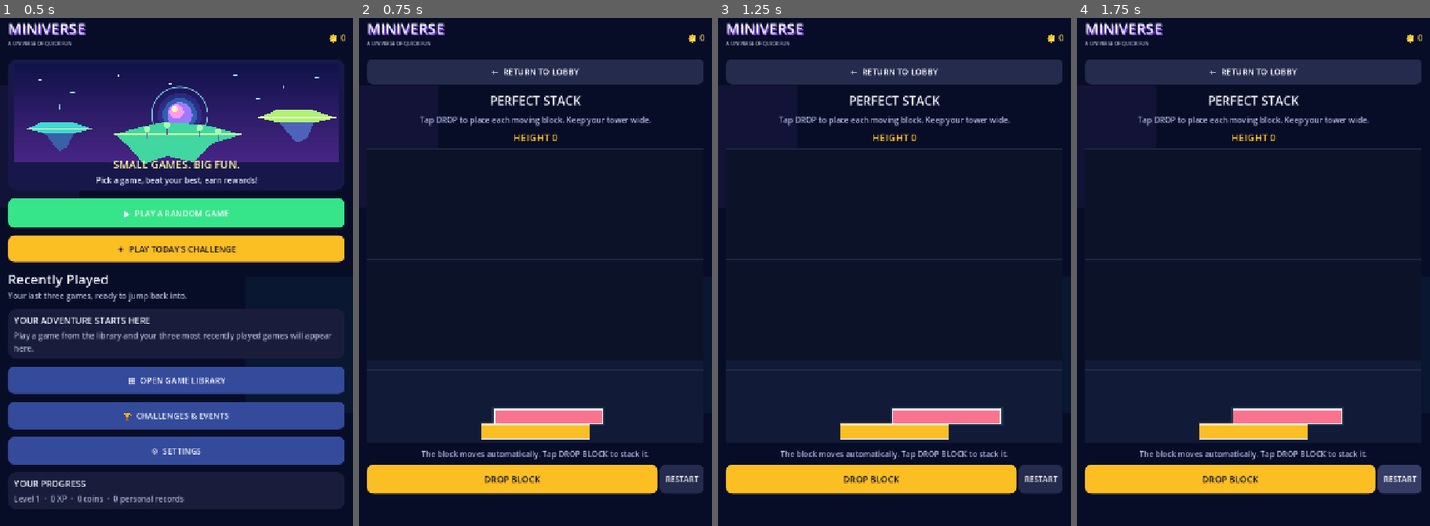
Above: before the commit, frames 1-4 (left to right).
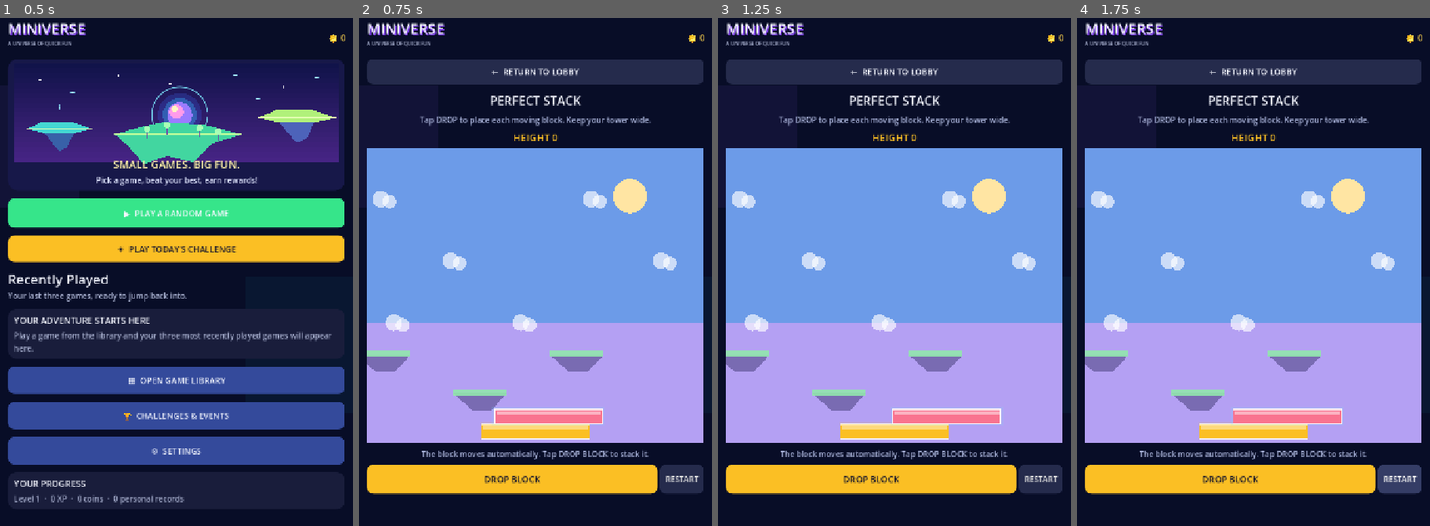
Above: after the commit, the same moments.

Repository: Lannon1484/MiniVerse-iphone-test
Game: Godot game, scene res://scenes/main.tscn
The game is run twice, just before and just after one commit, with the same random seed, the same clock (stepped at 60 frames per second) and the same inputs.
Inputs:
- Up to frame 1 (0.5 s): no input
- Up to frame 2 (0.75 s): click "▶ PLAY A RANDOM GAME" at 0.5 s
- Up to frame 3 (1.25 s): no input
- Up to frame 4 (1.75 s): click "RESTART" at 1.25 s

Frame 1 is identical in both runs. In frame 2, 54% of the frame differs, in the area x 2-98%, y 25-84%; in frame 3, 54%; in frame 4, 54%.

Commit message:
first-three-artwork-redesign

Diff:
--- a/scripts/arcade_field.gd
+++ b/scripts/arcade_field.gd
@@ -7,17 +7,17 @@
     var h := size.y
     if w <= 1.0 or h <= 1.0:
         return
-    draw_rect(Rect2(Vector2.ZERO, size), Color("#10152d"), true)
-    var grid_color := Color(accent.r, accent.g, accent.b, 0.12)
-    var step := 36.0
-    var offset := fmod(float(Time.get_ticks_msec()) * 0.008, step)
-    for x in range(-1, int(w / step) + 2):
-        var px := float(x) * step + offset
-        draw_line(Vector2(px, 0), Vector2(px, h), grid_color, 1.0)
-    for y in range(-1, int(h / step) + 2):
-        var py := float(y) * step + offset
-        draw_line(Vector2(0, py), Vector2(w, py), grid_color, 1.0)
-    for i in range(8):
-        var px := fposmod(float(i) * 97.0 + 31.0, w)
-        var py := fposmod(float(i) * 139.0 + 47.0, h)
-        draw_circle(Vector2(px, py), 2.0, Color(accent.r, accent.g, accent.b, 0.45))
+    # Illustrated candy-sky playfield rather than the old technical grid.
+    draw_rect(Rect2(Vector2.ZERO, size), Color("#6b91e9"), true)
+    draw_rect(Rect2(Vector2(0, h * 0.62), Vector2(w, h * 0.38)), Color("#9e91ef"), true)
+    draw_circle(Vector2(w * 0.80, h * 0.18), 43.0, Color("#ffefb4", 0.88))
+    for i in range(7):
+        var cx: float = fposmod(35.0 + float(i) * 151.0, w)
+        var cy: float = h * (0.14 + float(i % 4) * 0.18)
+        draw_circle(Vector2(cx, cy), 19.0, Color("#ffffff", 0.58))
+        draw_circle(Vector2(cx + 18.0, cy + 4.0), 15.0, Color("#ffffff", 0.58))
+        draw_circle(Vector2(cx - 17.0, cy + 6.0), 13.0, Color("#ffffff", 0.58))
+    for i in range(11):
+        var px: float = fposmod(float(i) * 97.0 + 31.0, w)
+        var py: float = fposmod(float(i) * 139.0 + 47.0, h)
+        draw_circle(Vector2(px, py), 3.0, Color("#fff6cc", 0.78))
--- a/scripts/fast_fingers.gd
+++ b/scripts/fast_fingers.gd
@@ -1,6 +1,7 @@
 extends Control
 class_name FastFingers
 const ArcadeField = preload("res://scripts/arcade_field.gd")
+const TARGET_PICTURE = preload("res://assets/classic_games/fast_target.png")
 signal finished(game_id: String, score: int, extra: Dictionary)
 var time_left := 20.0
 var score := 0
@@ -74,16 +75,19 @@
 func _spawn():
     if is_instance_valid(target): target.queue_free()
     target = Button.new()
-    target.text = "✦"
-    target.custom_minimum_size = Vector2(78,78)
+    target.text = ""
+    target.icon = TARGET_PICTURE
+    target.icon_alignment = HORIZONTAL_ALIGNMENT_CENTER
+    target.expand_icon = true
+    target.custom_minimum_size = Vector2(92,92)
     target.add_theme_font_size_override("font_size",32)
     target.add_theme_color_override("font_color", Color("#17172b"))
     target.add_theme_stylebox_override("hover", _round(Color("#ffffff")))
     target.add_theme_stylebox_override("pressed", _round(Color("#e0e7ff")))
-    target.add_theme_stylebox_override("normal",_round([Color("#f9738f"),Color("#fbbf24"),Color("#60a5fa"),Color("#86efac")][rng.randi_range(0,3)]))
+    target.add_theme_stylebox_override("normal",_round(Color("#33376b")))
     area.add_child(target)
-    target.position = Vector2(rng.randf_range(0,maxf(0,area.size.x-78)),rng.randf_range(0,maxf(0,area.size.y-78)))
-    target.pivot_offset = Vector2(39, 39)
+    target.position = Vector2(rng.randf_range(0,maxf(0,area.size.x-92)),rng.randf_range(0,maxf(0,area.size.y-92)))
+    target.pivot_offset = Vector2(46, 46)
     target.scale = Vector2(0.55, 0.55)
     var appear := create_tween()
     appear.set_trans(Tween.TRANS_BACK).set_ease(Tween.EASE_OUT)
--- a/scripts/number_merge.gd
+++ b/scripts/number_merge.gd
@@ -42,7 +42,7 @@
     root.add_theme_constant_override("separation",10)
     add_child(root)
     var title := Label.new()
-    title.text="NUMBER MERGE"; title.horizontal_alignment=HORIZONTAL_ALIGNMENT_CENTER; title.add_theme_font_size_override("font_size",25); title.add_theme_color_override("font_color",Color("#93c5fd"))
+    title.text="NUMBER MERGE"; title.horizontal_alignment=HORIZONTAL_ALIGNMENT_CENTER; title.add_theme_font_size_override("font_size",25); title.add_theme_color_override("font_color",Color("#8ce9d8"))
     root.add_child(title)
     var desc := Label.new()
     desc.text="Tap a tile, then an adjacent matching tile to merge."
@@ -55,7 +55,7 @@
     stats.add_child(score_label); stats.add_child(moves_label)
     var board_panel := PanelContainer.new()
     board_panel.size_flags_vertical = Control.SIZE_EXPAND_FILL
-    board_panel.add_theme_stylebox_override("panel", _tile_style(Color("#1a2040")))
+    board_panel.add_theme_stylebox_override("panel", _tile_style(Color("#51468f")))
     root.add_child(board_panel)
     grid=GridContainer.new(); grid.columns=N; grid.size_flags_vertical=Control.SIZE_EXPAND_FILL; grid.size_flags_horizontal=Control.SIZE_EXPAND_FILL
     grid.add_theme_constant_override("h_separation",8); grid.add_theme_constant_override("v_separation",8); board_panel.add_child(grid)
@@ -84,7 +84,7 @@
             var v: int=board[y][x]
             var b:=Button.new(); b.text="" if v==0 else str(v); b.custom_minimum_size=Vector2(50,70)
             b.size_flags_horizontal=Control.SIZE_EXPAND_FILL; b.size_flags_vertical=Control.SIZE_EXPAND_FILL
-            b.add_theme_font_size_override("font_size",22)
+            b.add_theme_font_size_override("font_size",30)
             b.add_theme_color_override("font_color",Color("#17172b"))
             var tile_color := _tile_color(v)
             if selected == Vector2i(x,y): tile_color = Color("#fbbf24")
@@ -102,10 +102,10 @@
 func _tile_color(v: int) -> Color:
     match v:
         0: return Color("#292e4c")
-        2: return Color("#dbeafe")
-        4: return Color("#bfdbfe")
-        8: return Color("#93c5fd")
-        16: return Color("#60a5fa")
+        2: return Color("#ffe2b8")
+        4: return Color("#ffd08c")
+        8: return Color("#8ce9d8")
+        16: return Color("#72d7f4")
         32: return Color("#a5b4fc")
         64: return Color("#c4b5fd")
         128: return Color("#f0abfc")
@@ -115,9 +115,10 @@
         _: return Color("#fcd34d")
 
 func _tile_style(c: Color) -> StyleBoxFlat:
-    var s:=StyleBoxFlat.new(); s.bg_color=c; s.corner_radius_top_left=12; s.corner_radius_top_right=12; s.corner_radius_bottom_left=12; s.corner_radius_bottom_right=12
+    var s:=StyleBoxFlat.new(); s.bg_color=c; s.corner_radius_top_left=20; s.corner_radius_top_right=20; s.corner_radius_bottom_left=20; s.corner_radius_bottom_right=20
     s.content_margin_left=5; s.content_margin_right=5; s.content_margin_top=5; s.content_margin_bottom=5
-    s.border_width_left=1; s.border_width_right=1; s.border_width_top=1; s.border_width_bottom=1; s.border_color=Color("#ffffff",0.18)
+    s.border_width_left=3; s.border_width_right=3; s.border_width_top=3; s.border_width_bottom=3; s.border_color=Color("#ffffff",0.72)
+    s.shadow_color=Color("#10162e",0.5); s.shadow_size=5; s.shadow_offset=Vector2(0,4)
     return s
 
 func _press(x: int,y: int):
--- a/scripts/stack_playfield.gd
+++ b/scripts/stack_playfield.gd
@@ -26,16 +26,20 @@
     var h: float = size.y
     if w <= 1.0 or h <= 1.0:
         return
-    draw_rect(Rect2(Vector2.ZERO, size), Color("#0c1228"), true)
-    # Soft horizon glow and a subtle technical grid make the playfield feel arcade-like.
-    draw_rect(Rect2(Vector2(0, h * 0.72), Vector2(w, h * 0.28)), Color("#18254a", 0.42), true)
-    for i in range(9):
-        var y: float = float(i) * h / 8.0
-        draw_line(Vector2(0, y), Vector2(w, y), Color("#344064", 0.42), 1.0)
-    for i in range(11):
-        var x: float = float(i) * w / 10.0
-        draw_line(Vector2(x, 0), Vector2(x, h), Color("#283456", 0.28), 1.0)
-    draw_line(Vector2(w * 0.5, 0), Vector2(w * 0.5, h), Color("#67e8f9", 0.2), 1.0)
+    # Whimsical illustrated sky and floating islands.
+    draw_rect(Rect2(Vector2.ZERO, size), Color("#6c9be8"), true)
+    draw_rect(Rect2(Vector2(0, h * 0.59), Vector2(w, h * 0.41)), Color("#b4a0f3"), true)
+    draw_circle(Vector2(w * 0.78, h * 0.16), 35.0, Color("#ffe5a3"))
+    for i in range(6):
+        var cx: float = fposmod(28.0 + float(i) * 143.0, w)
+        var cy: float = h * (0.17 + float(i % 3) * 0.21)
+        draw_circle(Vector2(cx, cy), 17.0, Color("#ffffff", 0.65))
+        draw_circle(Vector2(cx + 18.0, cy + 5.0), 14.0, Color("#ffffff", 0.65))
+    for i in range(3):
+        var ix: float = fposmod(34.0 + float(i) * 197.0, w)
+        var iy: float = h * (0.70 + float(i % 2) * 0.13)
+        draw_colored_polygon(PackedVector2Array([Vector2(ix - 55, iy), Vector2(ix + 55, iy), Vector2(ix + 22, iy + 35), Vector2(ix - 15, iy + 35)]), Color("#655a9c", 0.75))
+        draw_rect(Rect2(Vector2(ix - 55, iy - 9), Vector2(110, 13)), Color("#91e6ad", 0.9), true)
     for i in range(tower.size()):
         var r: Rect2 = tower[i]
         var x: float = (w - r.size.x) / 2.0 if i == 0 else r.position.x
@@ -43,6 +47,7 @@
         var drawn := Rect2(Vector2(x, y), Vector2(r.size.x, block_height))
         draw_rect(drawn.grow(3.0), Color(colors[i % colors.size()].r, colors[i % colors.size()].g, colors[i % colors.size()].b, 0.12), true)
         draw_rect(drawn, colors[i % colors.size()], true)
+        draw_rect(Rect2(drawn.position + Vector2(3, 5), Vector2(maxf(0.0, drawn.size.x - 6.0), 6)), Color("#ffffff", 0.4), true)
         draw_rect(Rect2(drawn.position, Vector2(drawn.size.x, 4.0)), Color("#ffffff", 0.58), true)
         draw_rect(drawn, Color("#ffffff", 0.82), false, 2.0)
     if running and not tower.is_empty():
@@ -50,6 +55,7 @@
         var moving := Rect2(Vector2(moving_x, y), Vector2(moving_width, block_height))
         draw_rect(moving.grow(5.0), Color("#67e8f9", 0.13), true)
         draw_rect(moving, colors[tower.size() % colors.size()], true)
+        draw_rect(Rect2(moving.position + Vector2(3, 5), Vector2(maxf(0.0, moving.size.x - 6.0), 6)), Color("#ffffff", 0.45), true)
         draw_rect(Rect2(moving.position, Vector2(moving.size.x, 4.0)), Color("#ffffff", 0.72), true)
         draw_rect(moving, Color("#ffffff", 0.95), false, 2.0)
     if impact_time > 0.0:
Binary file added: assets/classic_games/fast_target.png
Not shown, added: assets/classic_games/fast_target.png.import
Not shown, changed: scripts/arcade_field.gd.uid
Not shown, changed: scripts/fast_fingers.gd.uid
Not shown, changed: scripts/number_merge.gd.uid
Not shown, changed: scripts/stack_playfield.gd.uid
Not shown, changed: README.md
Not shown, changed: index.html
Not shown, changed: index.pck
